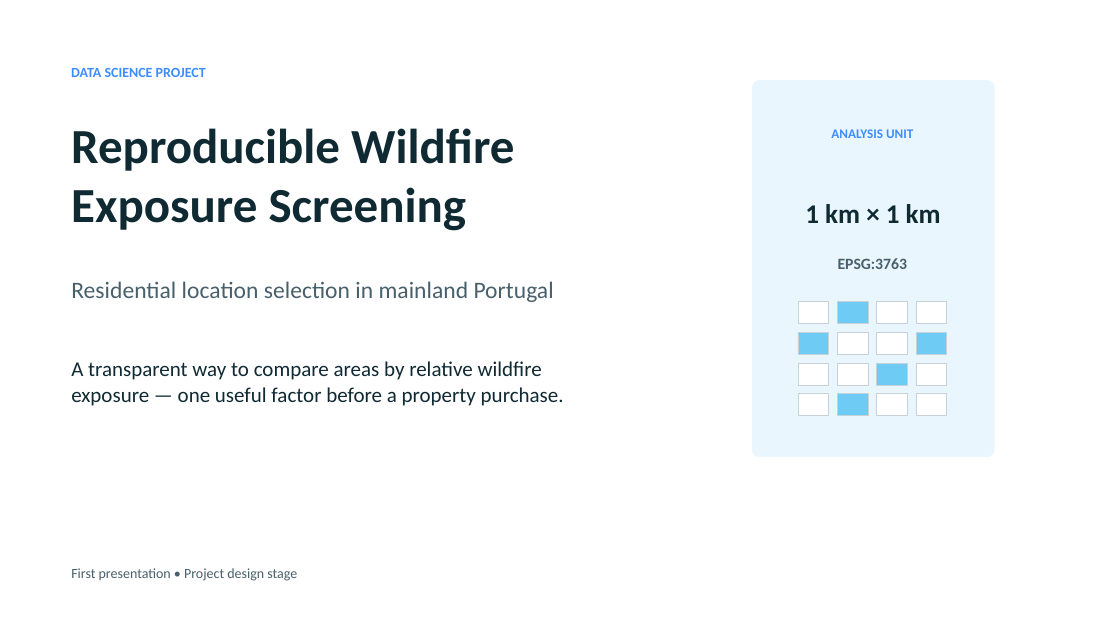
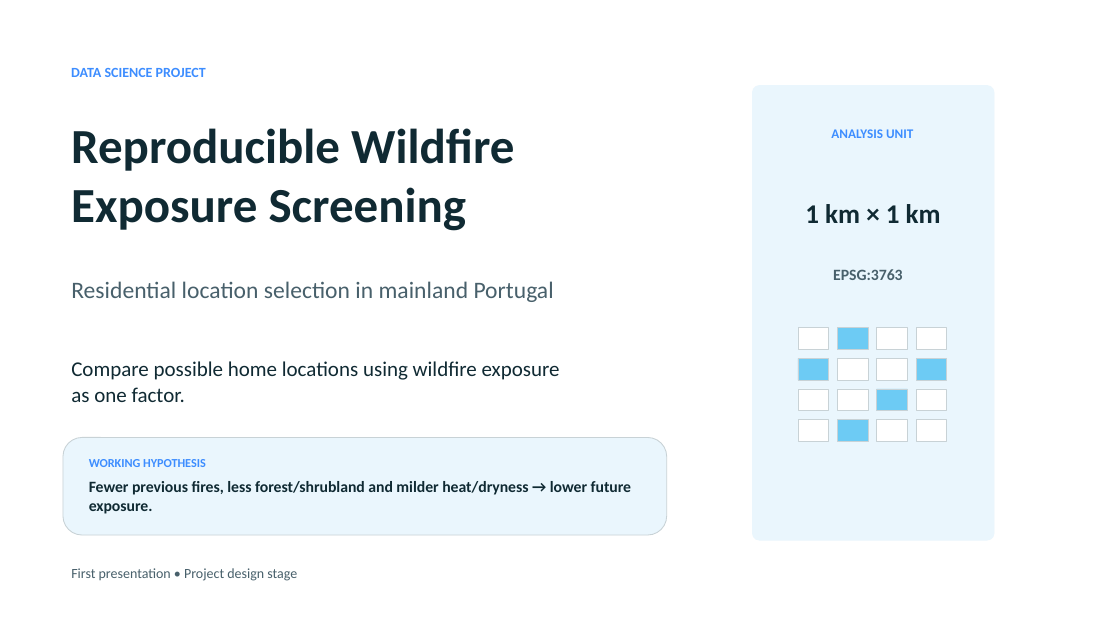
Before and after one commit to serhii-diadechko-git/wildfire_property_screening_portugal, a slide deck: slide 1 of reports/Reproducible_Wildfire_Exposure_Screening_Mainland_Portugal.pptx. Drawn at 1120x630 pixels with LibreOffice and Linux fonts; fonts in the diff are those of the drawing. Boxes give left, top, right and bottom in pixels: in the first picture for what was removed or moved away, otherwise in the second. Text is boxed around its words. In the diff, an @@ line names an element or a change of style, - is before the commit and + after.

Commit message:
Presentation hyp added.

```diff
--- a/reports/Reproducible_Wildfire_Exposure_Screening_Mainland_Portugal.pptx
+++ b/reports/Reproducible_Wildfire_Exposure_Screening_Mainland_Portugal.pptx
@@ rounded rectangle: place and size @@
-rounded rectangle at (753, 81, 995, 457)
+rounded rectangle at (753, 86, 995, 540)
@@ text "EPSG:3763": place and size @@
-text "EPSG:3763" at (838, 258, 907, 269)
+text "EPSG:3763" at (833, 269, 902, 280)
@@ 16 rectangles: place and size @@
-16 rectangles at (798, 302, 947, 416)
+16 rectangles at (798, 328, 947, 441)
@@ text at (71, 361, 560, 402): text changed @@
-A transparent way to compare areas by relative wildfire exposure — one useful factor before a property purchase.
+Compare possible home locations using wildfire exposure as one factor.
@@ rounded rectangle added at (63, 438, 667, 535), fill #EAF6FD, outline #C8D2D6 0.75 pt @@
@@ text added at (89, 459, 206, 467), 10.5 pt, text #3D8DFF, bold @@
+WORKING HYPOTHESIS
@@ text added at (89, 481, 631, 495), 13.5 pt, text #102A33, bold @@
+Fewer previous fires, less forest/shrubland and milder heat/dryness → lower future exposure.
```
